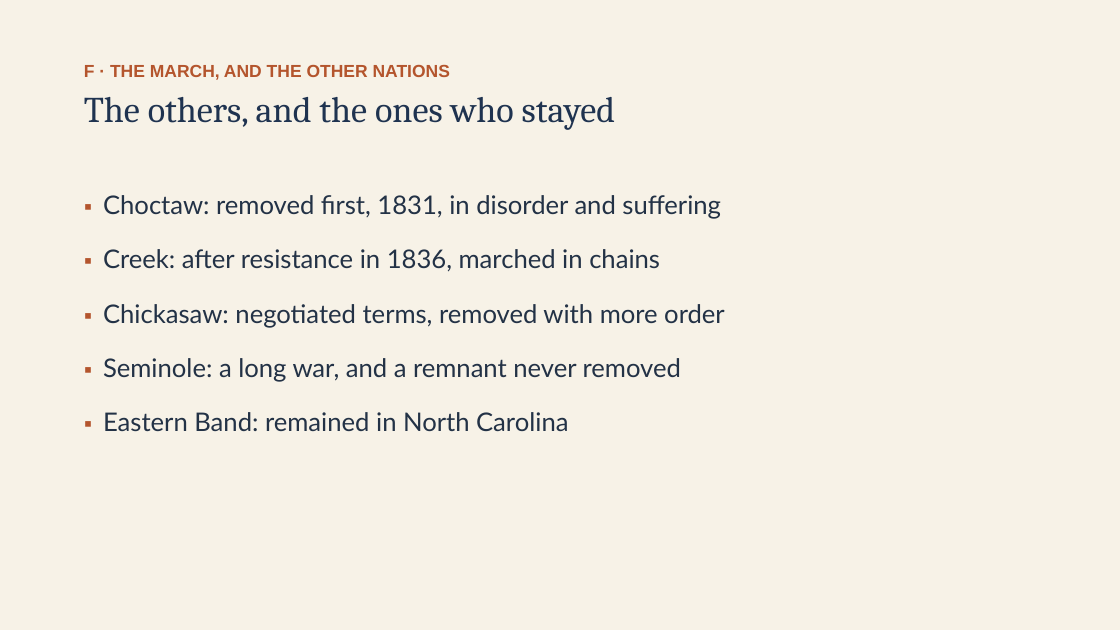
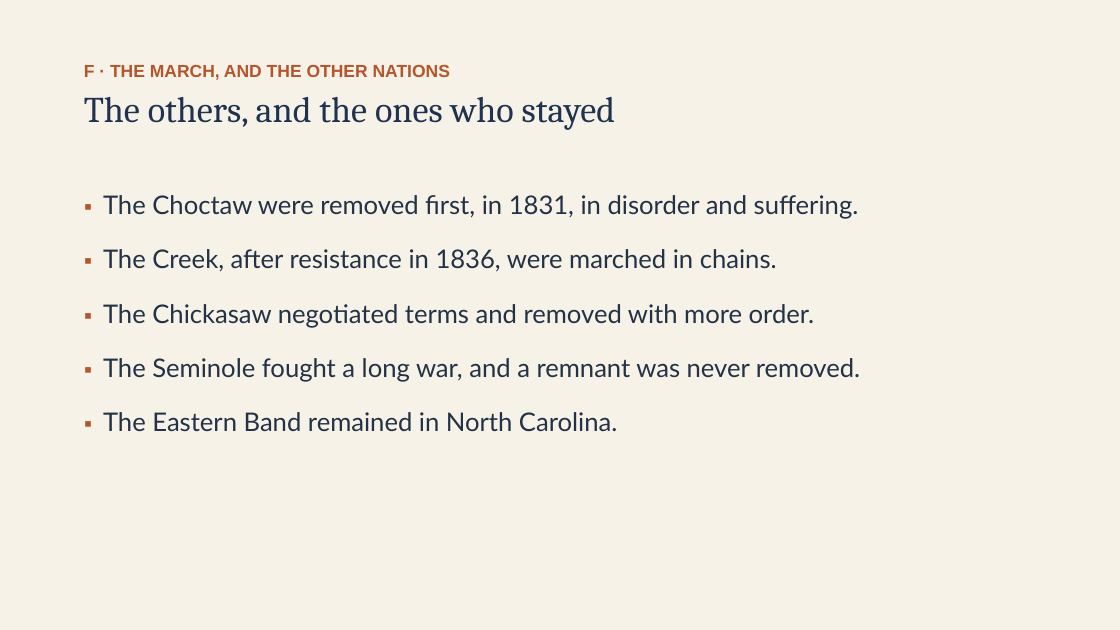
Before and after one commit to ab17gthb/humanities-curriculum-group, a slide deck: slide 22 of jackson-reform/lesson-02/lesson-02-slides.pptx. Drawn at 1120x630 pixels with LibreOffice and Linux fonts; fonts in the diff are those of the drawing. Boxes give left, top, right and bottom in pixels: in the first picture for what was removed or moved away, otherwise in the second. Text is boxed around its words. In the diff, an @@ line names an element or a change of style, - is before the commit and + after.

```diff
--- a/jackson-reform/lesson-02/lesson-02-slides.pptx
+++ b/jackson-reform/lesson-02/lesson-02-slides.pptx
@@ text at (x1=103, y1=195, x2=860, y2=431): text changed @@
-▪ Choctaw: removed first, 1831, in disorder and suffering
-▪ Creek: after resistance in 1836, marched in chains
-▪ Chickasaw: negotiated terms, removed with more order
-▪ Seminole: a long war, and a remnant never removed
-▪ Eastern Band: remained in North Carolina
+▪ The Choctaw were removed first, in 1831, in disorder and suffering.
+▪ The Creek, after resistance in 1836, were marched in chains.
+▪ The Chickasaw negotiated terms and removed with more order.
+▪ The Seminole fought a long war, and a remnant was never removed.
+▪ The Eastern Band remained in North Carolina.
```
Also in this commit, not shown: 10 other slides changed, 6 other files.
